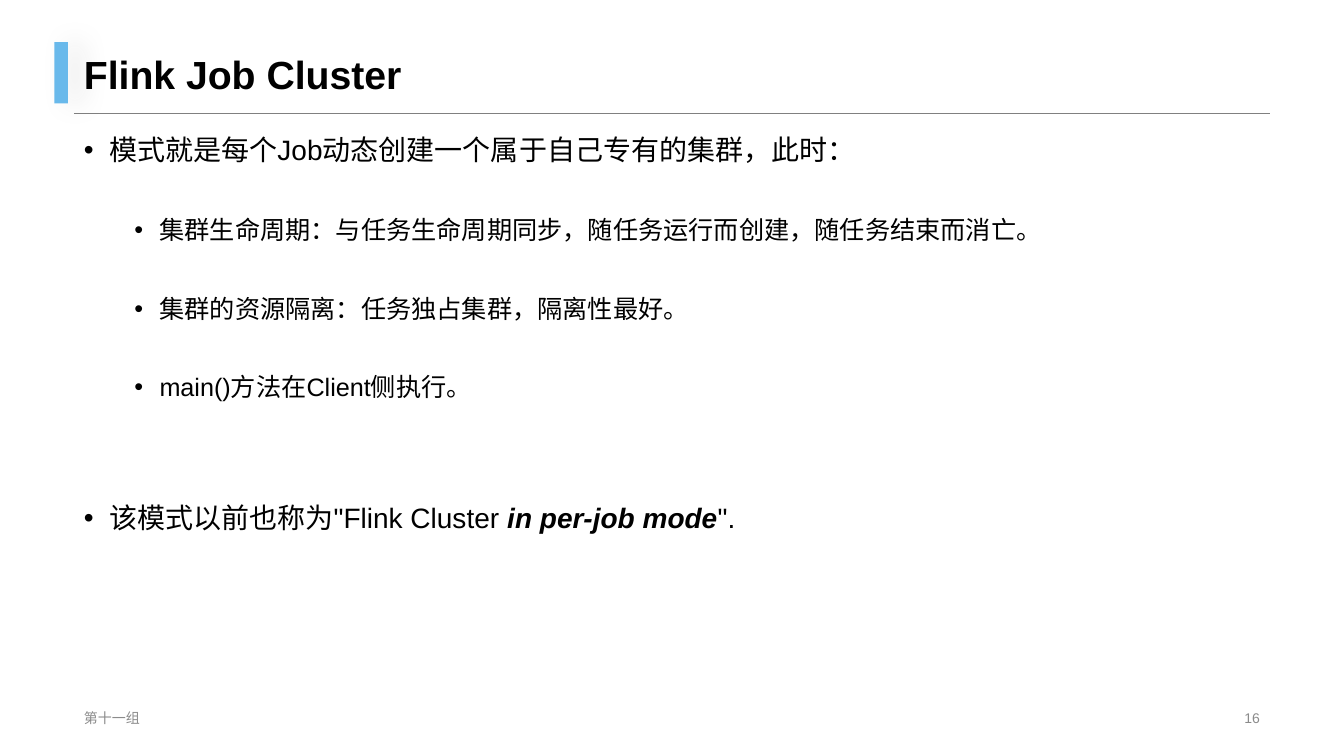
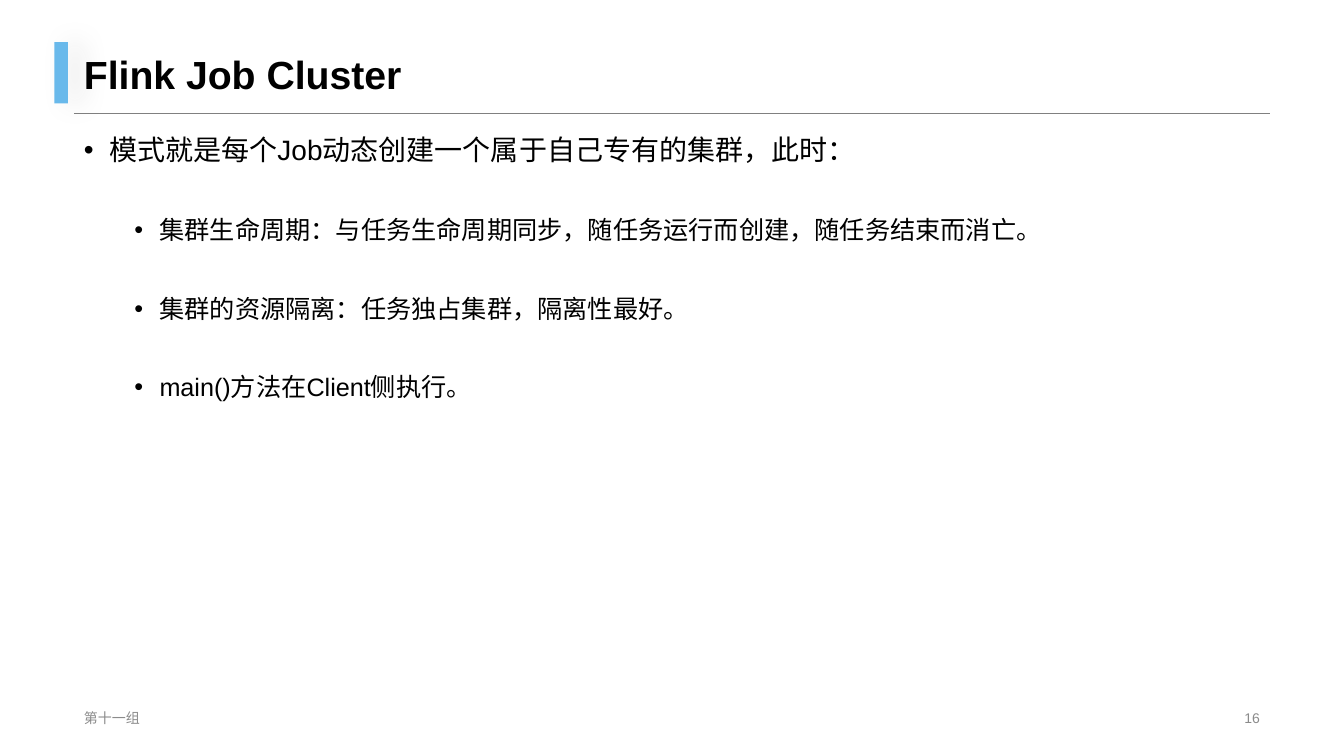
Before and after one commit to mongo-lab/cloud-research, a slide deck: slide 16 of 汇报ppt/项目周汇报-11组-第四次.pptx. Drawn at 1344x756 pixels with LibreOffice and Linux fonts; fonts in the diff are those of the drawing; background and template pictures are left out. Boxes give left, top, right and bottom in pixels: in the first picture for what was removed or moved away, otherwise in the second. Text is boxed around its words. In the diff, an @@ line names an element or a change of style, - is before the commit and + after.

```diff
--- a/汇报ppt/项目周汇报-11组-第四次.pptx
+++ b/汇报ppt/项目周汇报-11组-第四次.pptx
@@ text at (109,504,736,533): paragraph removed @@
-• 该模式以前也称为"Flink Cluster in per-job mode".
```
Also in this commit, not shown: 4 other slides changed, 18 other files.
